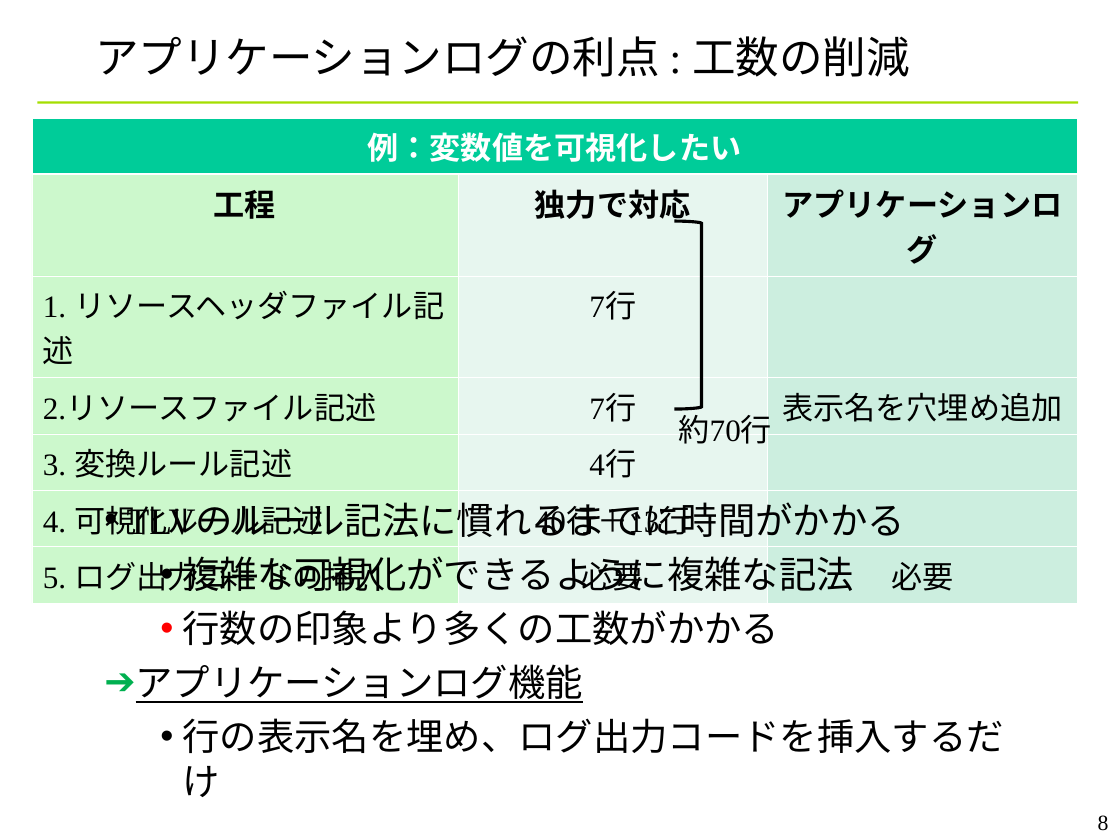
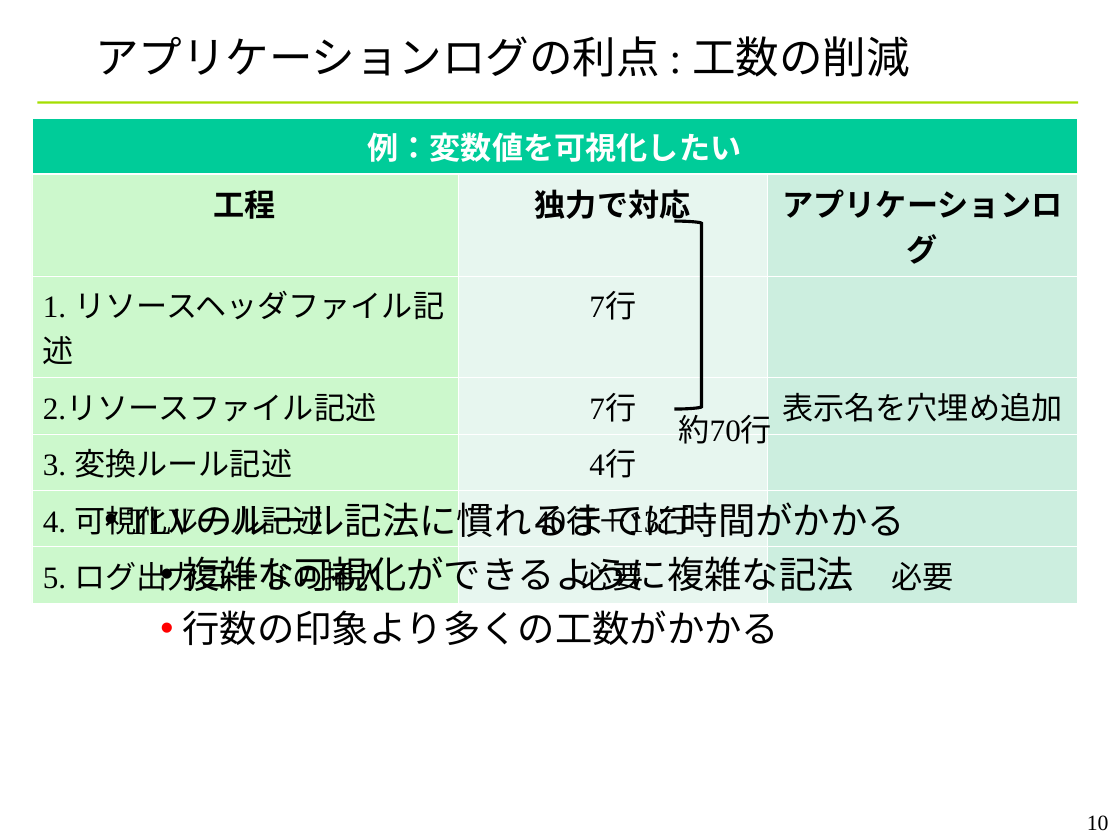
Before and after one commit to YixiaoLi/tlv4mc, a slide deck: slide 10 of doc/phase4/joho_koukankai/ojl-2nd-comm-yanagi.ppt (slide 8 before the commit). Drawn at 1120x840 pixels with LibreOffice and Linux fonts; fonts in the diff are those of the drawing; background and template pictures are left out. Boxes give left, top, right and bottom in pixels: in the first picture for what was removed or moved away, otherwise in the second. Text is boxed around its words. In the diff, an @@ line names an element or a change of style, - is before the commit and + after.

```diff
--- a/doc/phase4/joho_koukankai/ojl-2nd-comm-yanagi.ppt
+++ b/doc/phase4/joho_koukankai/ojl-2nd-comm-yanagi.ppt
@@ text at (x1=136, y1=664, x2=1004, y2=797): paragraphs removed @@
-➔ アプリケーションログ機能
-  • 行の表示名を埋め、ログ出力コードを挿入するだけ
@@ page number at (x1=1087, y1=815, x2=1109, y2=831): text changed @@
-8
+10
```
Also in this commit, not shown: 12 other slides changed, 2 slides added.
